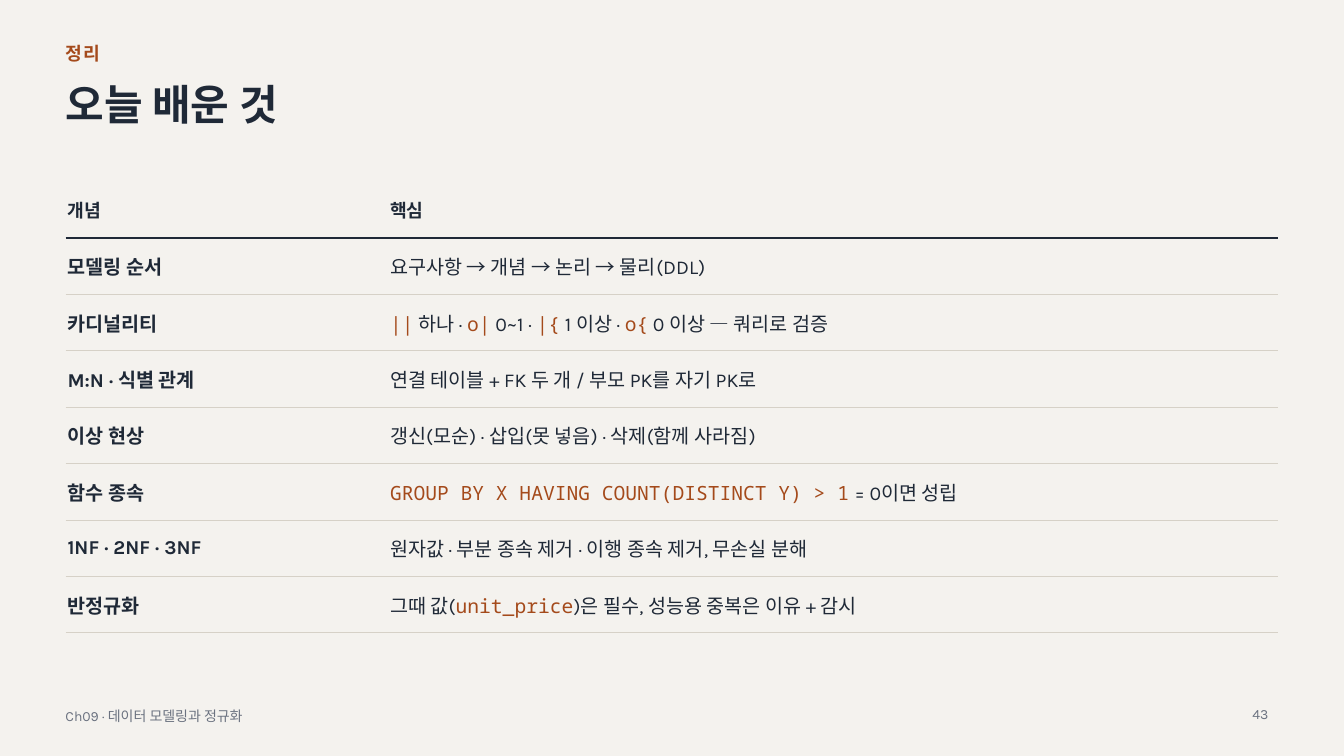
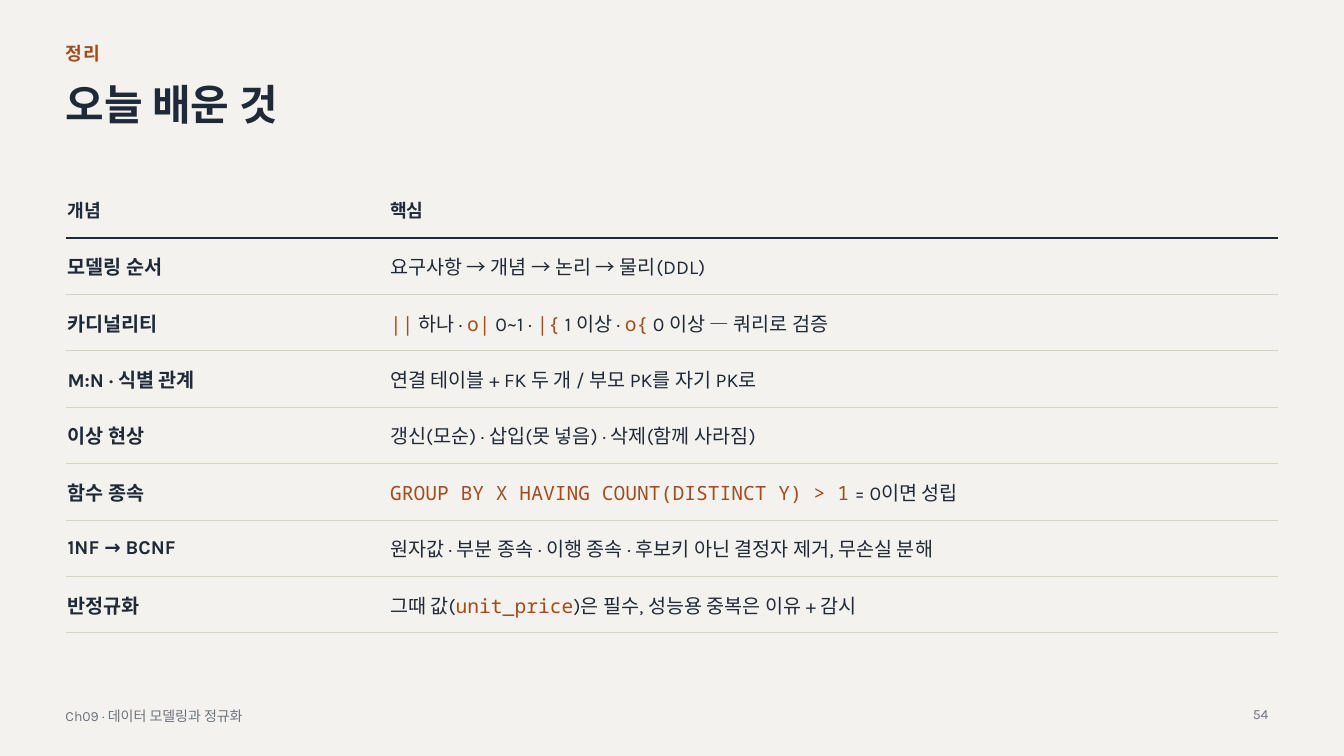
Before and after one commit to minjae0529-blip/DB-STUDY, a slide deck: slide 54 of chapters/ch09-modeling-normalization/ch09-slides.pptx (slide 43 before the commit). Drawn at 1344x756 pixels with LibreOffice and Linux fonts; fonts in the diff are those of the drawing. Boxes give left, top, right and bottom in pixels: in the first picture for what was removed or moved away, otherwise in the second. Text is boxed around its words. In the diff, an @@ line names an element or a change of style, - is before the commit and + after.

Commit message:
docs & feat: Ch09 정규화(1NF~BCNF) 및 Ch10 뷰·인덱스·EXPLAIN 실습 쿼리와 README 정리

```diff
--- a/chapters/ch09-modeling-normalization/ch09-slides.pptx
+++ b/chapters/ch09-modeling-normalization/ch09-slides.pptx
@@ table at [66,181,1278,622] @@
-row 7, column 1: 1NF · 2NF · 3NF
+row 7, column 1: 1NF → BCNF
-row 7, column 2: 원자값 · 부분 종속 제거 · 이행 종속 제거, 무손실 분해
+row 7, column 2: 원자값 · 부분 종속 · 이행 종속 · 후보키 아닌 결정자 제거, 무손실 분해
@@ page number at [1253,710,1269,719]: text changed @@
-43
+54
```
Also in this commit, not shown: 3 other slides changed, 11 slides added, 11 other files.
